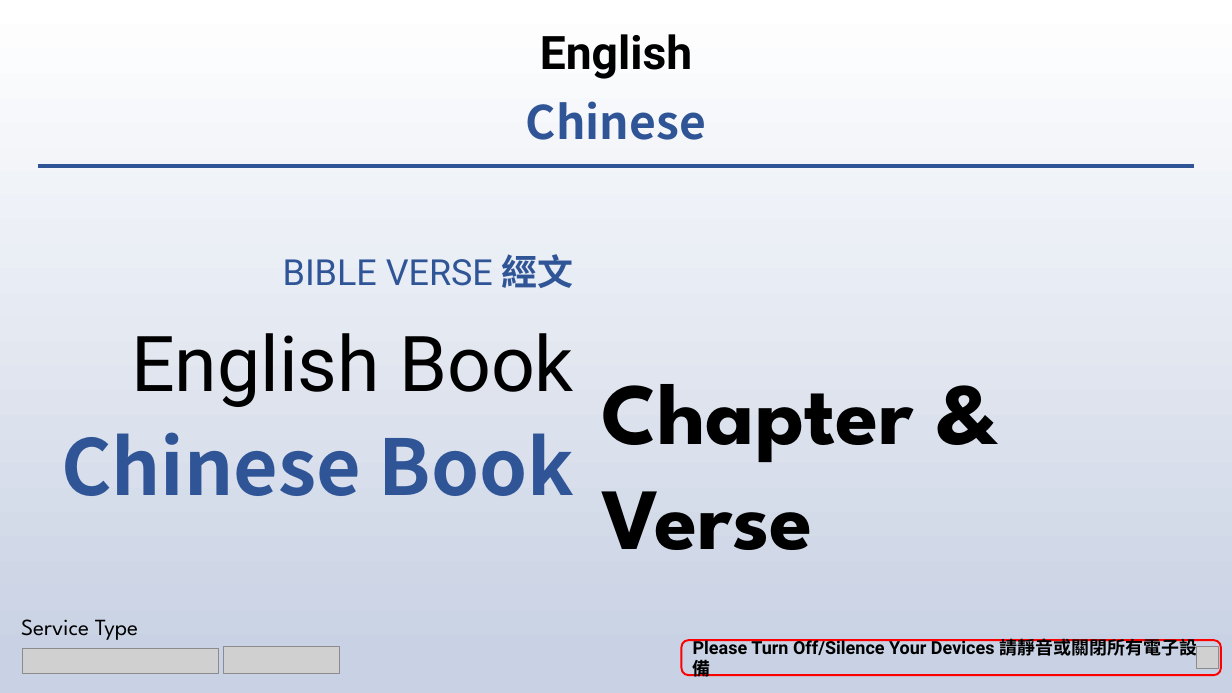
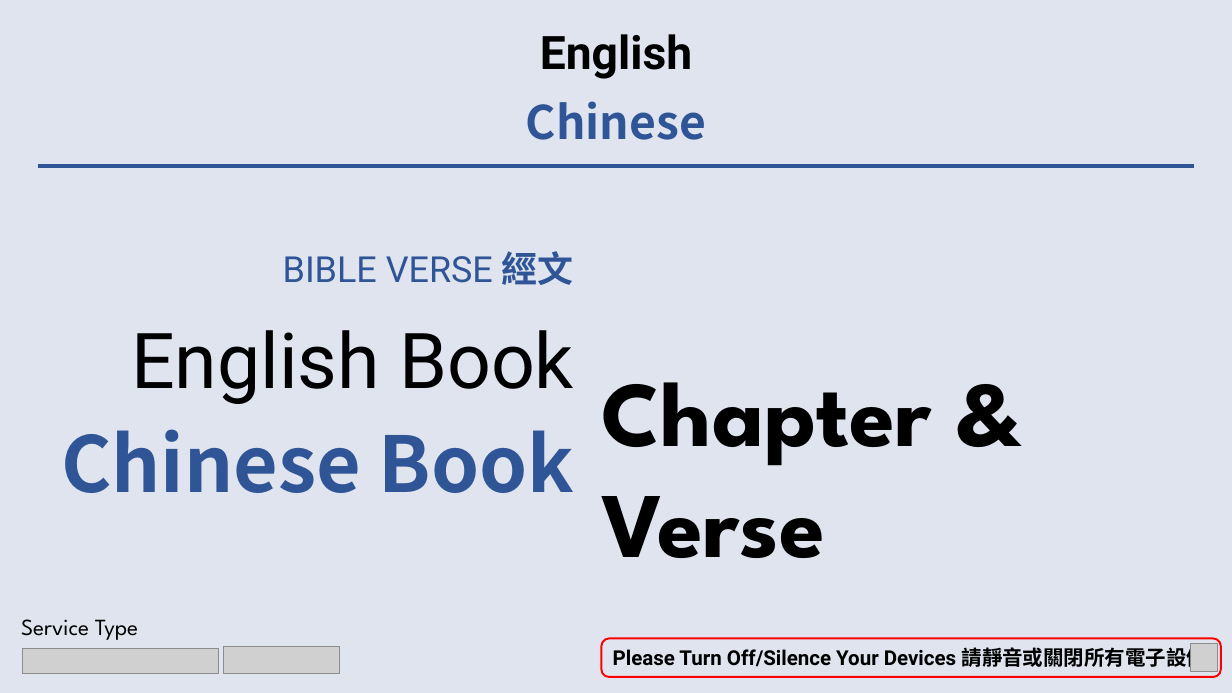
Before and after one commit to calebchanwy/tjc-powerpoint, a slide deck: slide 4 of TJCPowerPoint/Resources/ServiceWidescreen.pptx. Drawn at 1232x693 pixels with LibreOffice and Linux fonts; fonts in the diff are those of the drawing; grey boxes stand for pictures. Boxes give left, top, right and bottom in pixels: in the first picture for what was removed or moved away, otherwise in the second. Text is boxed around its words. In the diff, an @@ line names an element or a change of style, - is before the commit and + after.

Commit message:
22/01/23 Design Adjustments to .pptx

```diff
--- a/TJCPowerPoint/Resources/ServiceWidescreen.pptx
+++ b/TJCPowerPoint/Resources/ServiceWidescreen.pptx
@@ background gradient #FFFFFF to #C9D2E4 to #DFE4EF @@
@@ text "Chapter & Verse" at (601,382,932,558): size 68 to 72 pt; more space between paragraphs @@
@@ rounded rectangle "Please Turn Off/Silence Your Devices ...": place and size @@
-rounded rectangle "Please Turn Off/Silence Your Devices ..." at (682,640,1222,676)
+rounded rectangle "Please Turn Off/Silence Your Devices ..." at (602,639,1221,677)
@@ rounded rectangle "Please Turn Off/Silence Your Devices ..." at (602,639,1221,677): size 14 to 16 pt @@
@@ picture: place and size @@
-picture at (1197,646,1218,668)
+picture at (1191,644,1218,672)
```
Also in this commit, not shown: 10 other slides changed, 18 other files.
